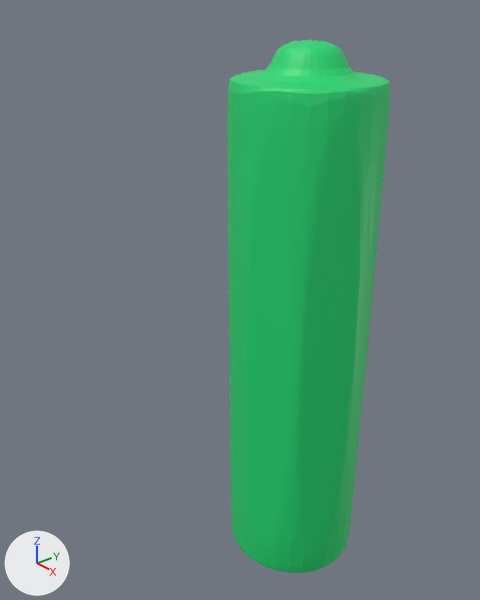
One commit to the Blender file blender-files/battery.blend: the scene before it, then after it.
Camera for both pictures: a 50 mm lens placed at (4.16, -4.24, 3.23), pointed at (-0.46, -0.37, 0.37). Every picture has the same lights, and +X, +Y and +Z are marked at lower left.
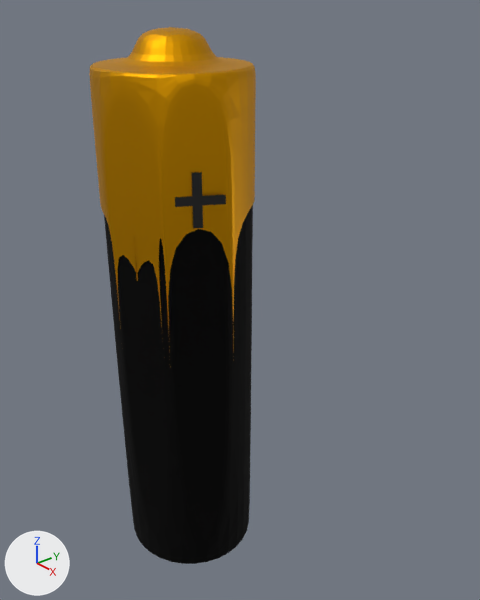
The change, as a diff of the scene's bpy script:
```diff
--- a/blender-files/battery.blend.py
+++ b/blender-files/battery.blend.py
@@ mat_material_black @@
+mat_material_black = principled_material('Material.black')
+mat_material_black.base_color = (0.0111, 0.0111, 0.0111)  # black #1b1b1b
+mat_material_black.metallic = 0.945
+mat_material_black.roughness = 0.878
@@ mat_material_text @@
+mat_material_text = principled_material('Material.text')
+mat_material_text.base_color = (0.00637, 0.00637, 0.00637)  # black #131313
@@ mat_material_head @@
+mat_material_head = principled_material('Material.head')
+mat_material_head.base_color = (0.8, 0.358, 0.00319)  # orange #e7a10b
+mat_material_head.metallic = 1.0
+mat_material_head.roughness = 0.531
+mat_material_head.ior = 1.45
+mat_material_head.transmission_weight = 0.992
@@ me_cylinder_002 @@
 me_cylinder_002.from_pydata(...)  # 108 vertices, 102 faces; spans x -1.0..1.0, y -1.0..1.0, z -1.02..1.13
-me_cylinder_002.materials.append(mat_material_001)  # green #1dda74
+me_cylinder_002.materials.append(mat_material_black)  # black #1b1b1b
@@ me_cylinder_001 @@
+me_cylinder_001.from_pydata(...)  # 108 vertices, 75 faces; spans x -1.0..1.0, y -1.0..1.0, z -1.02..1.13
+me_cylinder_001.materials.append(mat_material_head)  # orange #e7a10b
@@ txt_text @@
+txt_text = bpy.data.curves.new('Text', 'FONT')
+txt_text.body = '+'
+txt_text.materials.append(mat_material_text)  # black #131313
@@ ob_cylinder @@
 ob_cylinder = bpy.data.objects.new('Cylinder', me_cylinder_002)
-ob_cylinder.location = (0.0, 0.0, 0.0)
+ob_cylinder.location = (-0.82, -0.82, 0.02)
 ob_cylinder.scale = (0.786, 0.759, 2.51)
@@ ob_text @@
+ob_text = bpy.data.objects.new('Text', txt_text)
+ob_text.location = (-0.3, -1.41, 1.91)
+ob_text.rotation_euler = (0.511, 1.571, 0.0)  # degrees (29, 90, 0)
@@ ob_cylinder_001 @@
+ob_cylinder_001 = bpy.data.objects.new('Cylinder.001', me_cylinder_001)
+ob_cylinder_001.location = (-0.83, -0.82, 0.22)
+ob_cylinder_001.scale = (0.807, 0.779, 2.39)
+_m = ob_cylinder_001.modifiers.new('Subdivision', 'SUBSURF')
+_m.levels = 3
+_m = ob_cylinder_001.modifiers.new('Boolean', 'BOOLEAN')
```

What differs and where, as boxes [x1, y1, x2, y2] in the pictures (480 x 600 px):
'Cylinder', recoloured, moved: before [227, 40, 390, 573]; after [104, 205, 253, 564]
'Cylinder.001', added: after [89, 27, 256, 353]
'Text', added (black): after [175, 172, 226, 229]
